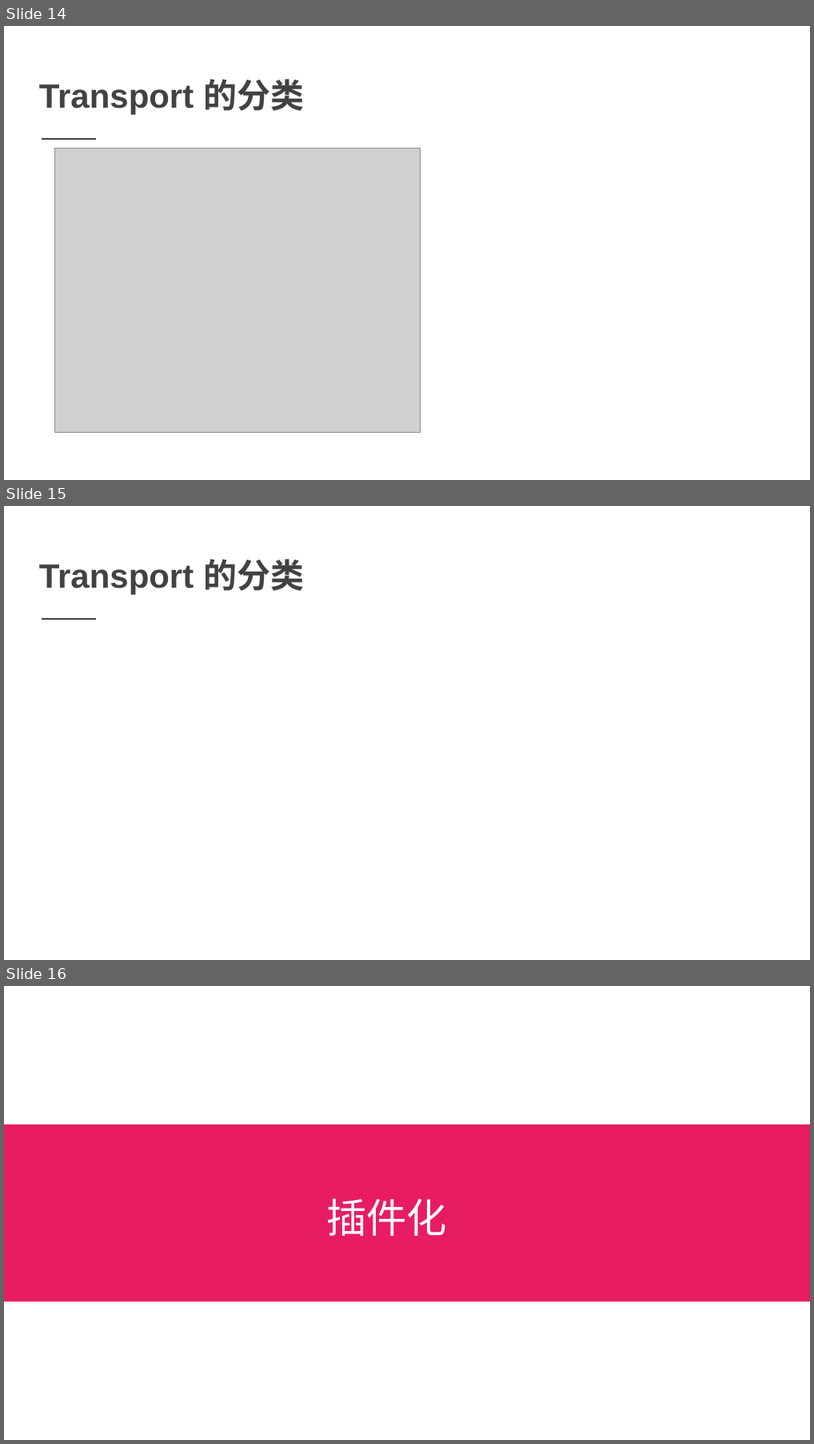
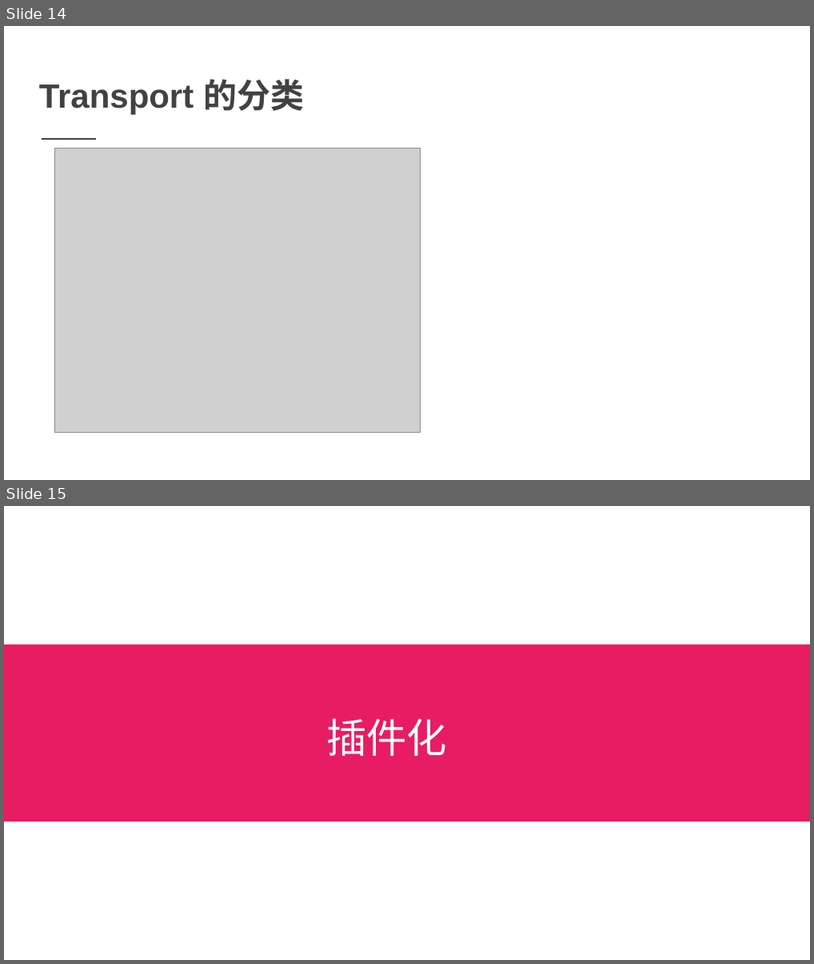
Before and after one commit to printfcoder/stack-rpc-tutorials, a slide deck: others/share/learning-go/【第一期】Go-Micro框架设计.pptx. Shown one above the other, each under a label of ours: slides 14, 15 and 16 before the commit, slides 14 and 15 after it. The pictures are 814x1444 and 814x964 pixels, drawn with LibreOffice and Linux fonts; fonts in the diff are those of the drawing; grey boxes stand for pictures. Boxes give left, top, right and bottom in pixels: in the first picture for what was removed or moved away, otherwise in the second. Text is boxed around its words. In the diff, an @@ line names an element or a change of style, - is before the commit and + after.

```diff
--- a/others/share/learning-go/【第一期】Go-Micro框架设计.pptx
+++ b/others/share/learning-go/【第一期】Go-Micro框架设计.pptx
@@ slide 15 removed at (4, 506, 810, 960), background #FFFFFF; not listed: 1 template element that a slide beside it also shows @@
@@ text removed at (39, 559, 304, 594) @@
-Transport 的分类
@@ what was slide 16 is now slide 15 @@
```
Also in this commit, not shown: 6 slides changed, 3 slides added, 8 other slides removed.
